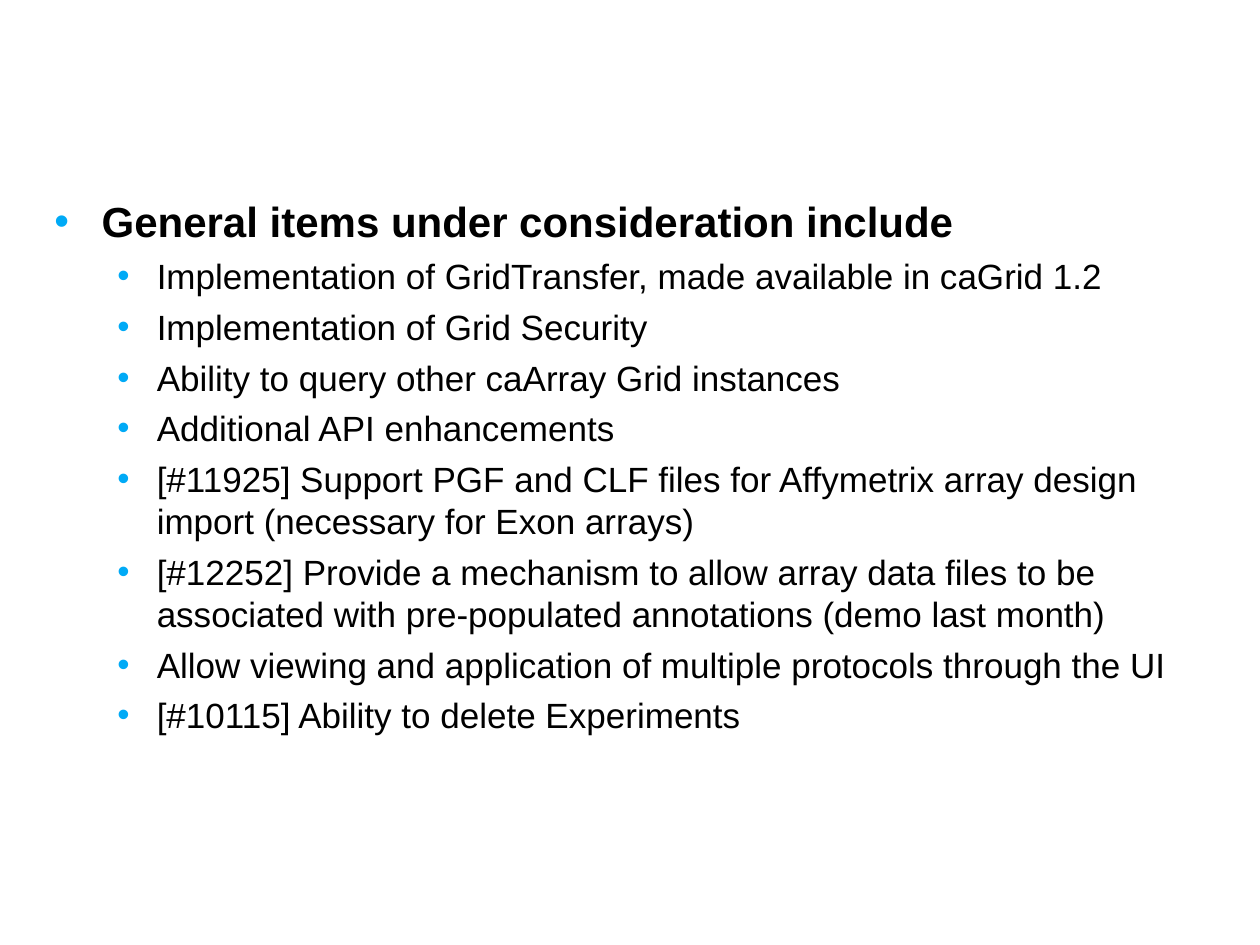
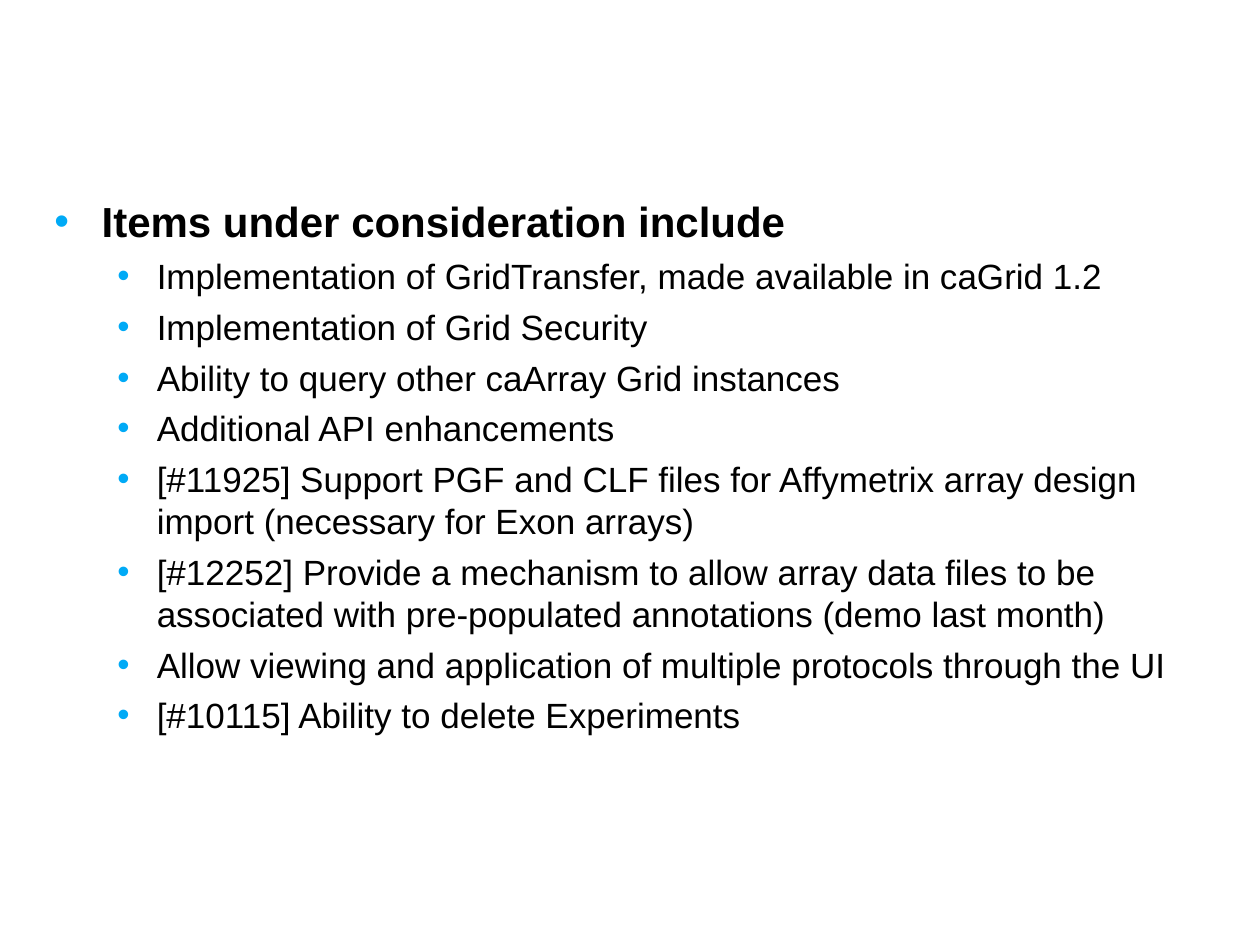
Before and after one commit to NCIP/caarray-docs, a slide deck: slide 9 of project_management/open_meetings/caArray User Community Meeting Apr2.ppt (slide 7 before the commit). Drawn at 1260x945 pixels with LibreOffice and Linux fonts; fonts in the diff are those of the drawing; background and template pictures are left out. Boxes give left, top, right and bottom in pixels: in the first picture for what was removed or moved away, otherwise in the second. Text is boxed around its words. In the diff, an @@ line names an element or a change of style, - is before the commit and + after.

```diff
--- a/project_management/open_meetings/caArray User Community Meeting Apr2.ppt
+++ b/project_management/open_meetings/caArray User Community Meeting Apr2.ppt
@@ text at (102, 206, 785, 238): text changed @@
-• General items under consideration include
+• Items under consideration include
```
Also in this commit, not shown: 6 other slides changed, 1 slide added, 5 slides removed.
